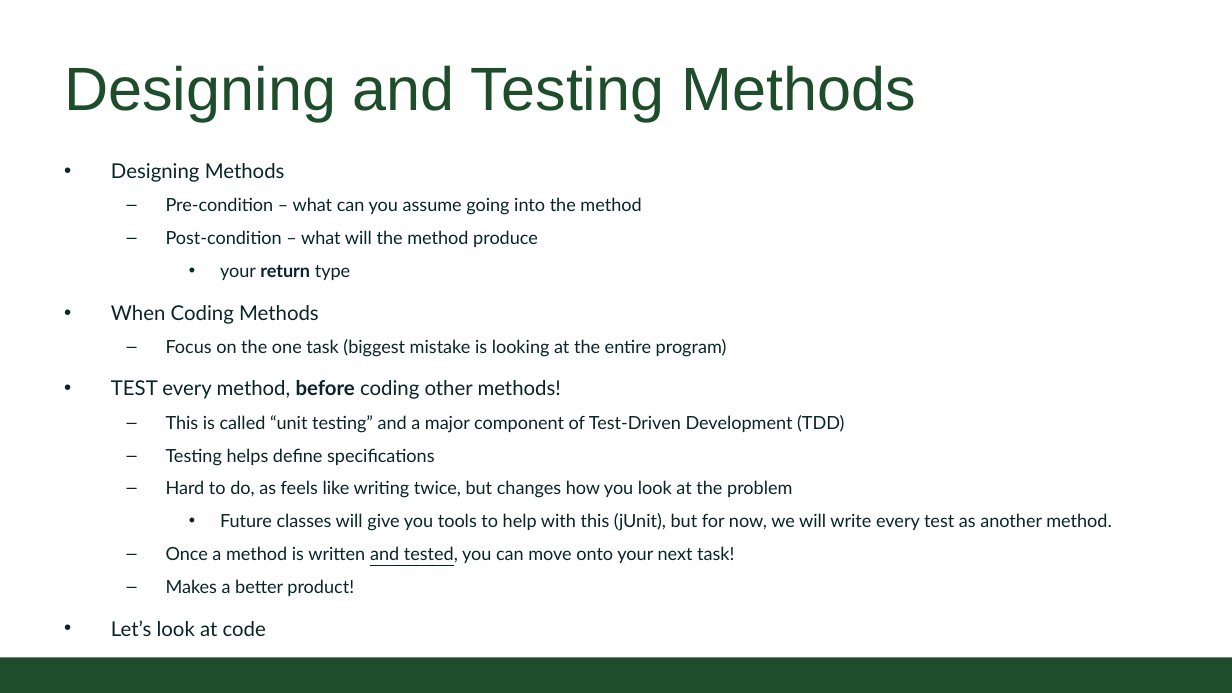
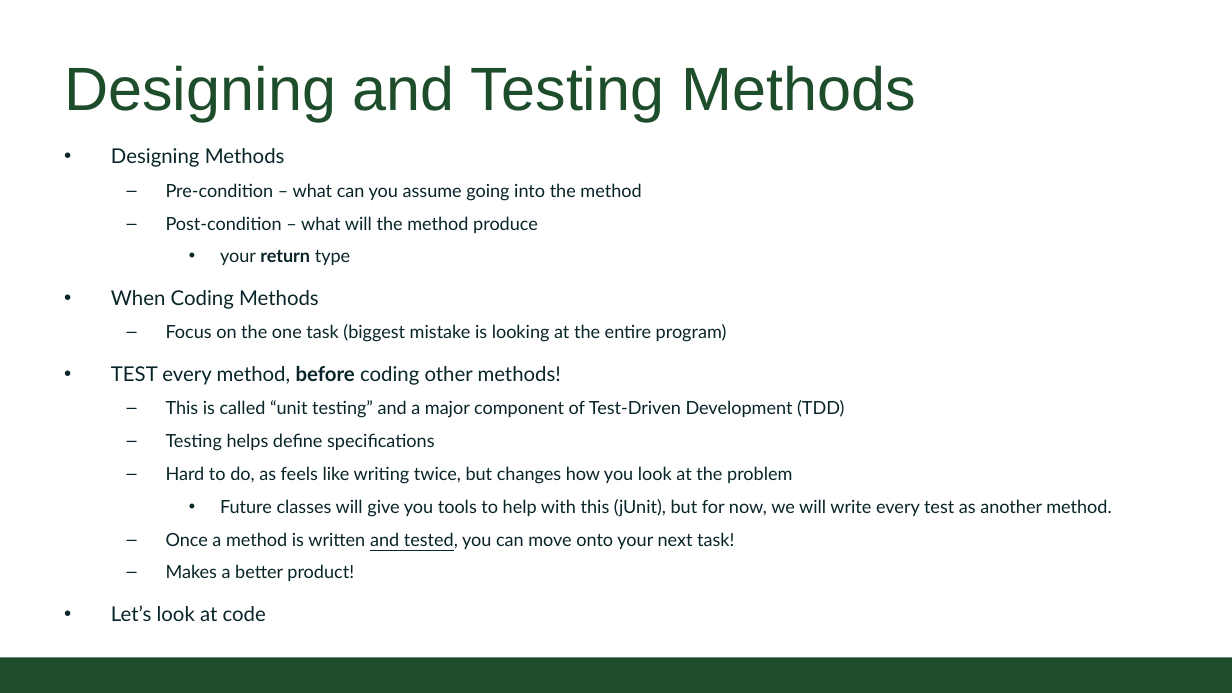
Before and after one commit to CSU-CompSci-CS163-4/Handouts, a slide deck: slide 8 of help session/week3/week3_methods_and_problems.pptx (slide 7 before the commit). Drawn at 1232x693 pixels with LibreOffice and Linux fonts; fonts in the diff are those of the drawing; background and template pictures are left out. Boxes give left, top, right and bottom in pixels: in the first picture for what was removed or moved away, otherwise in the second. Text is boxed around its words. In the diff, an @@ line names an element or a change of style, - is before the commit and + after.

```diff
--- a/help session/week3/week3_methods_and_problems.pptx
+++ b/help session/week3/week3_methods_and_problems.pptx
@@ text "Designing Methods": place and size @@
-text "Designing Methods" at (111, 163, 1111, 636)
+text "Designing Methods" at (111, 148, 1111, 621)
```
Also in this commit, not shown: 1 slide added.
